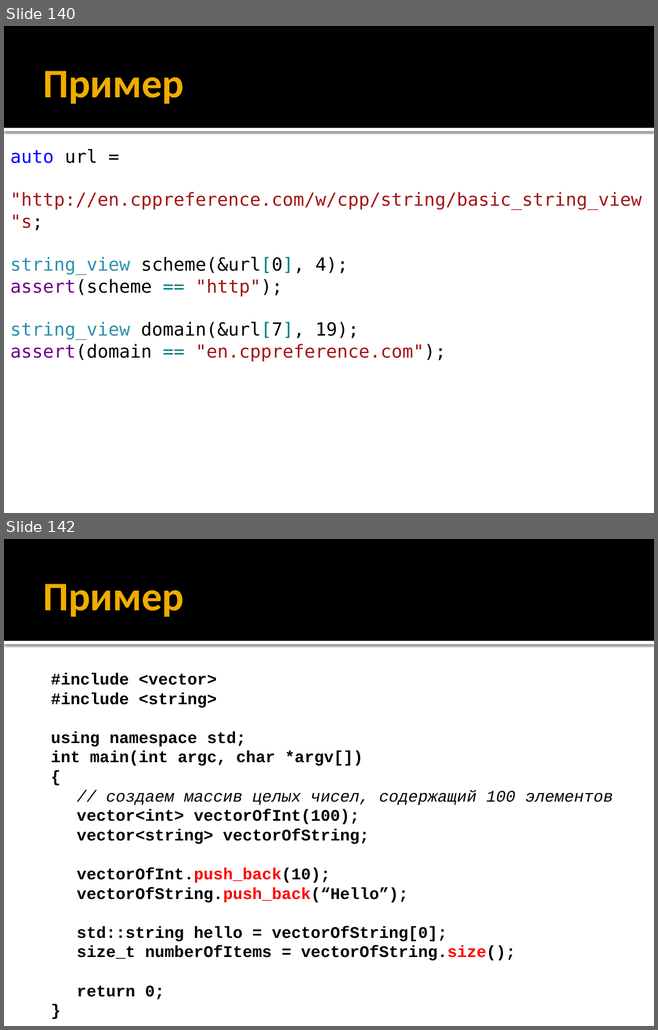
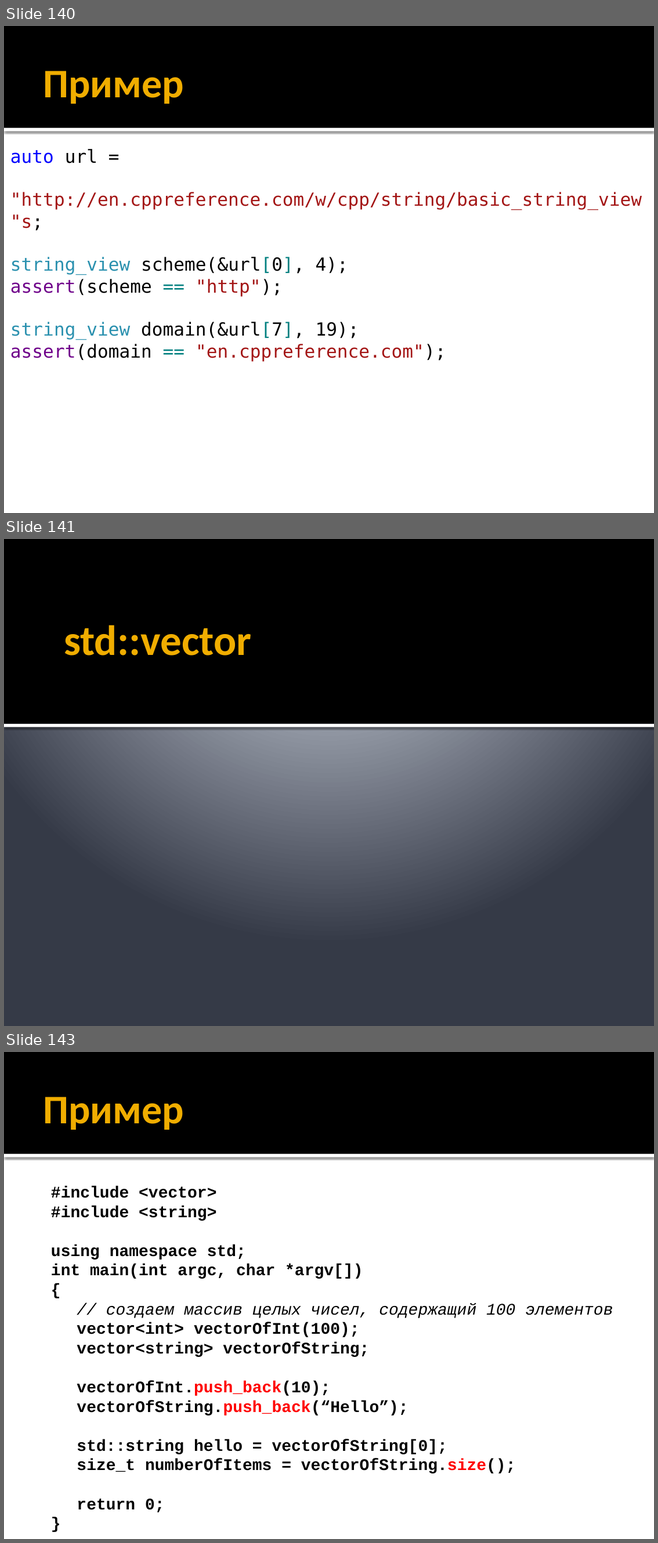
Before and after one commit to alexey-malov/oop, a slide deck: lectures/01/Синтаксис C++.pptx. Shown one above the other, each under a label of ours: slides 140 and 142 before the commit, slides 140, 141 and 143 after it; the slides between them are not shown. The pictures are 658x1030 and 658x1543 pixels, drawn with LibreOffice and Linux fonts; fonts in the diff are those of the drawing. Boxes give left, top, right and bottom in pixels: in the first picture for what was removed or moved away, otherwise in the second. Text is boxed around its words. In the diff, an @@ line names an element or a change of style, - is before the commit and + after.

```diff
--- a/lectures/01/Синтаксис C++.pptx
+++ b/lectures/01/Синтаксис C++.pptx
@@ slide 141 added at [4,539,654,1026], background gradient #C1C5D3 to #BFC4D2 to #353B47 @@
@@ rectangle added at [4,539,654,724], fill #000000 @@
@@ title added at [64,625,251,656], 47 pt, text #F0AD00, bold @@
+std::vector
@@ rectangle added at [4,724,654,727], fill #FFFFFF @@
@@ what was slide 142 is now slide 143 @@
```
Also in this commit, not shown: 2 slides changed, 1 other file.
